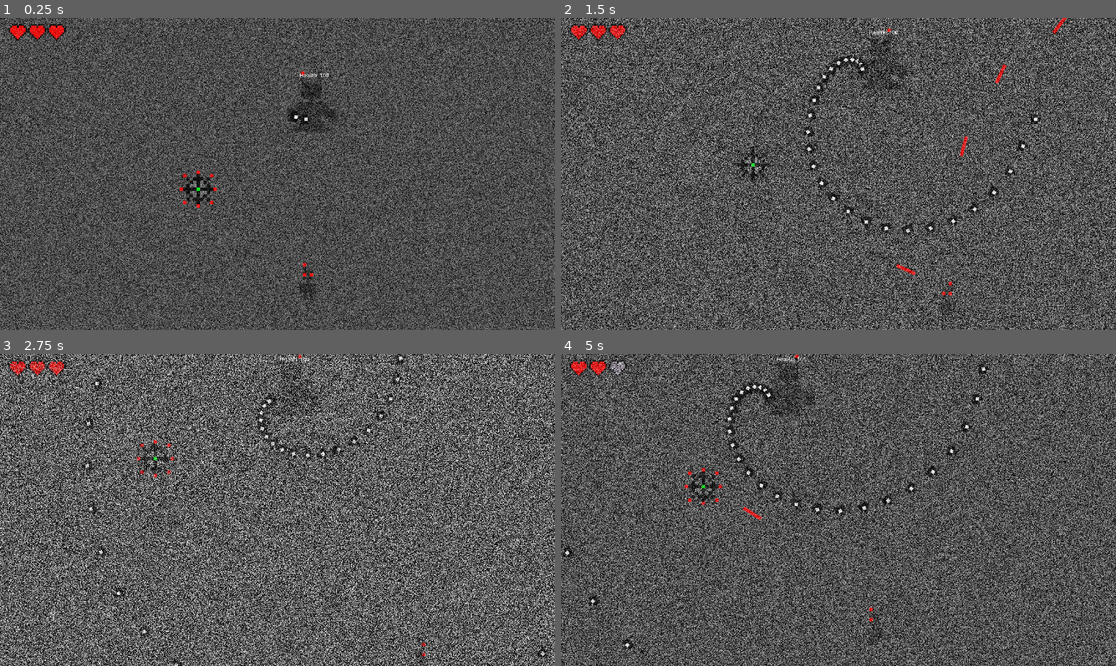
Above: before the commit, frames 1-4 (two rows, left to right).
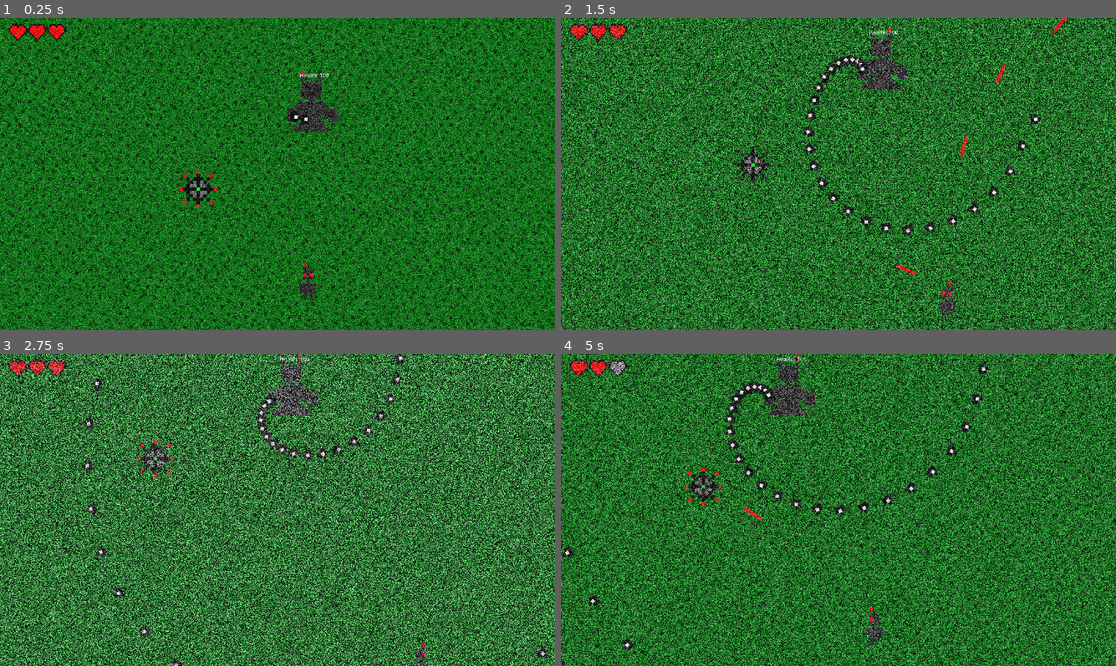
Above: after the commit, the same moments.

Repository: AJISGit/Ludum-Dare-59-Game
Game: Godot game, scene res://assets/scenes/game.tscn
The game is run twice, just before and just after one commit, with the same random seed, the same clock (stepped at 60 frames per second) and the same inputs.
Inputs (mouse positions are in pixels of both pictures, inside the frame that each line leads up to):
- Up to frame 1 (0.25 s): no input
- Up to frame 2 (1.5 s): move the mouse to (960, 158) at 0.52 s; press the mouse at (960, 158) at 0.53 s; hold D (WalkRight) 0.53-1.28 s; move the mouse to (727, 189) at 1.27 s; release the mouse at (727, 189) at 1.28 s; hold S (WalkDown) from 1.28 s (still down); click (727, 189) at 1.35 s
- Up to frame 3 (2.75 s): move the mouse to (333, 441) at 2.02 s; release S (WalkDown) at 2.03 s; press the mouse at (333, 441) at 2.03 s; hold D (WalkRight) from 2.03 s (still down)
- Up to frame 4 (5 s): move the mouse to (810, 572) at 2.77 s; release D (WalkRight) at 2.78 s; release the mouse at (810, 572) at 2.78 s; hold W (WalkUp) 2.78-3.53 s; click (810, 572) at 2.85 s; move the mouse to (1005, 556) at 3.52 s; press the mouse at (1005, 556) at 3.53 s; hold A (WalkLeft) from 3.53 s (still down); move the mouse to (672, 463) at 4.27 s; release the mouse at (672, 463) at 4.28 s; click (672, 463) at 4.35 s

The runs differ from the first frame. In frame 1, 97% of the frame differs, in the area x 0-100%, y 0-100%; in frame 2, 85%; in frame 3, 78%; in frame 4, 86%.

Commit message:
Add background.

Diff:
--- a/assets/scenes/game.tscn
+++ b/assets/scenes/game.tscn
@@ -175,6 +175,16 @@
 shader_parameter/noise_intensity = 0.0
 
 [node name="Game" type="Node2D" unique_id=1670098701]
+
+[node name="Background" type="Parallax2D" parent="." unique_id=1873950338]
+repeat_size = Vector2(16, 16)
+repeat_times = 20
+follow_viewport = false
+
+[node name="Sprite2D" type="Sprite2D" parent="Background" unique_id=2075785101]
+texture = ExtResource("5_j62u1")
+region_enabled = true
+region_rect = Rect2(64, 16, 16, 16)
 
 [node name="Player" type="CharacterBody2D" parent="." unique_id=1974626050]
 unique_name_in_owner = true
Binary file changed: assets/sprites/spritesheet.png
